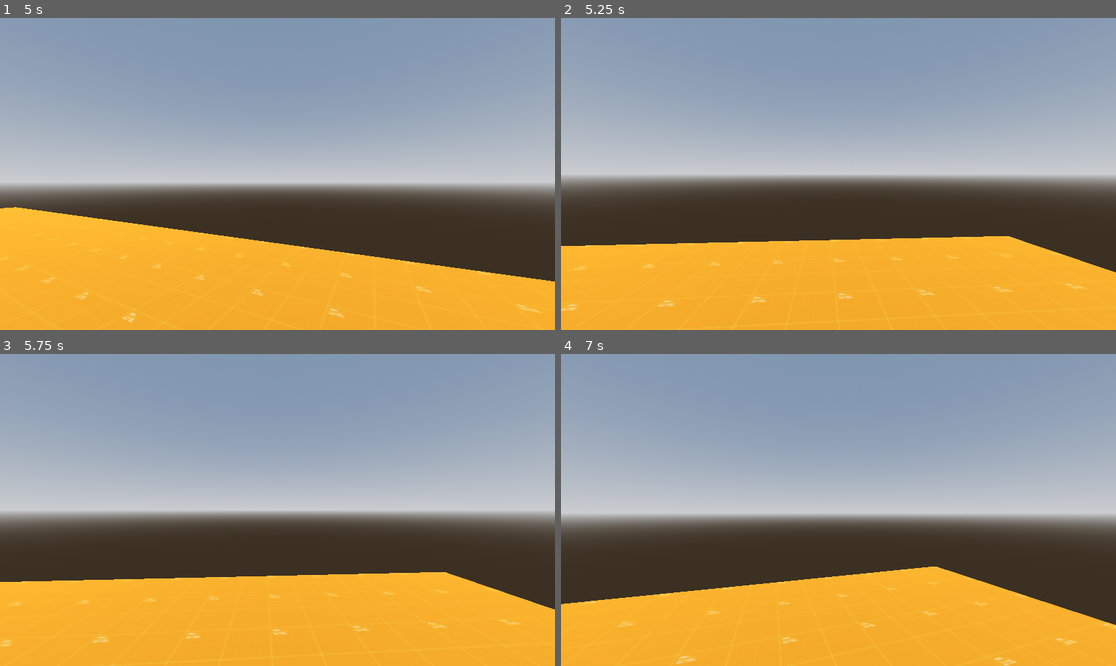
Above: before the commit, frames 1-4 (two rows, left to right).
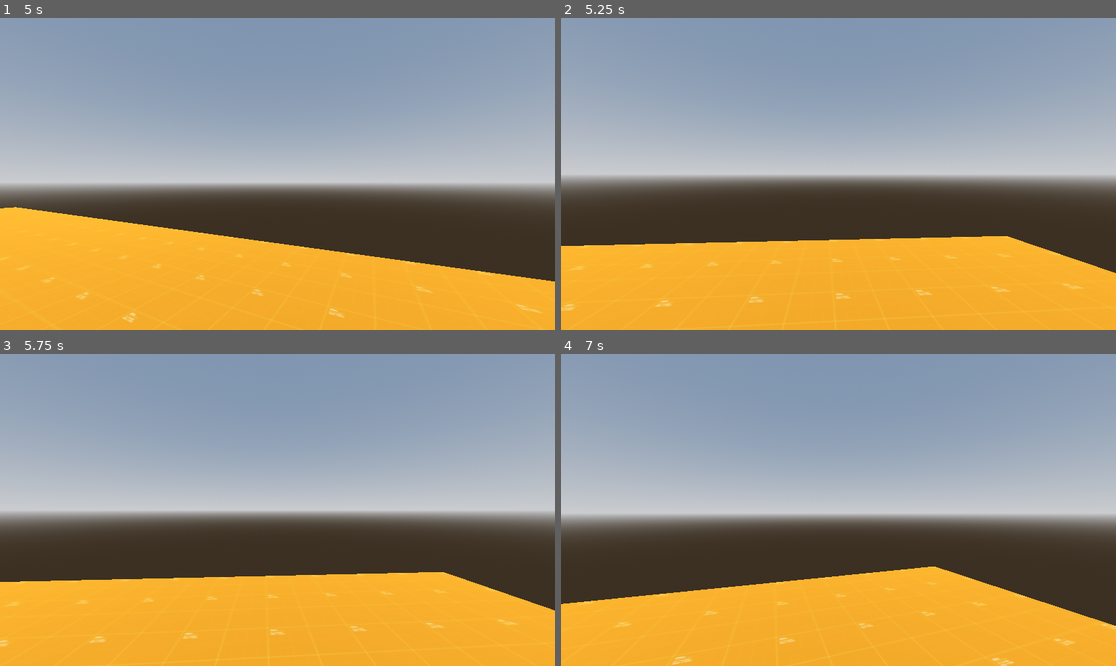
Above: after the commit, the same moments.

Repository: ClawerX2/Game
Game: Godot game, scene res://Scenes/main_scene.tscn
Two runs of this game, one before a commit and one after it. Both use one fixed random seed, a clock stepped at 60 frames per second and the inputs below.
Inputs (mouse positions are in pixels of both pictures, inside the frame that each line leads up to):
- Up to frame 1 (5 s): tap Enter at 0.5, 2.75 s; move the mouse to (305, 174) at 0.52 s; hold Shift (Shift) 0.53-1.28 s; tap Space (Jmp) at 1.25, 2.1, 3.5 s; move the mouse to (249, 174) at 1.27 s; tap Ctrl (Ctrl) at 1.35 s; tap Shift (Shift) at 1.55, 3.05, 4.55 s; move the mouse to (288, 167) at 2.02 s; hold Shift (Shift) 2.03-2.78 s; move the mouse to (271, 180) at 2.77 s; tap S (MoveB) at 2.85 s; move the mouse to (316, 177) at 3.52 s; hold Shift (Shift) 3.53-4.28 s; tap W (MoveF) at 3.6 s; move the mouse to (233, 170) at 4.27 s; tap A (MoveL) at 4.35 s
- Up to frame 2 (5.25 s): tap Enter at 5 s; move the mouse to (844, 174) at 5.02 s; hold Shift (Shift) from 5.03 s (still down); tap D (MoveR) at 5.1 s
- Up to frame 3 (5.75 s): keep holding Shift (Shift)
- Up to frame 4 (7 s): tap Space (Jmp) at 5.75 s; move the mouse to (816, 503) at 5.77 s; release Shift (Shift) at 5.78 s; tap Shift (Shift) at 5.85 s; move the mouse to (866, 510) at 6.52 s; hold Shift (Shift) from 6.53 s (still down)

Frame 1 is identical in both runs. In frame 2, 0.2% of the frame differs, in the area x 0-100%, y 69-100%; in frame 3, 0.2%; in frame 4, 0.3%, in the area x 0-100%, y 68-100%.

Commit message:
Update player.gd

Diff:
--- a/Scenes/Player/player.gd
+++ b/Scenes/Player/player.gd
@@ -29,7 +29,7 @@
 	if Input.is_action_pressed("Ctrl") or ceiling_ray.is_colliding():
 		return 0.5
 	elif Input.is_action_pressed("Shift"):
-		return 1.3
+		return 1.4
 	else:
 		return 1.0
 
@@ -49,12 +49,10 @@
 
 func _crouch(delta: float, is_crouch: bool) -> void:
 	if is_crouch:
-		speed_coeff = 0.5
 		stand_col.disabled  = true
 		crouch_col.disabled = false
 		cam.position = lerp(cam.position, crouch_pos, delta*TO_CROUCH_SPEED)
 	elif not ceiling_ray.is_colliding():
-		speed_coeff = 1
 		stand_col.disabled  = false
 		crouch_col.disabled = true
 		cam.position = lerp(cam.position, head_pos, delta*TO_CROUCH_SPEED)
